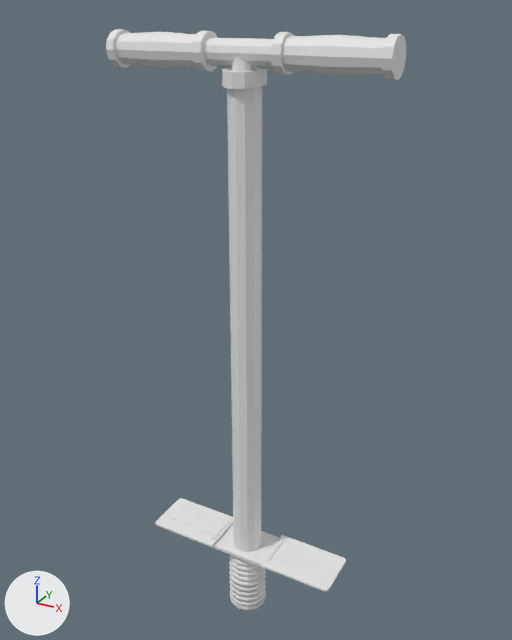
The FBX model Assets/Models/Particle Meshes/Pogostick.fbx: old version first, new version second.
One viewpoint serves both versions: a camera (50 mm lens) standing at (0.546, -0.957, 1.098) and looking at (0.0, 0.035, 0.602). Every picture has the same lights, and +X, +Y and +Z are marked at lower left. Where no turn or scale is listed for an object, it has been applied to the vertices. Vertices at the same position are counted once.

Before the edit, the objects in view are built like this:
```python
me_kubus_001 = bpy.data.meshes.new('Kubus.001')
me_kubus_001.from_pydata(...)  # 1641 vertices, 1633 faces; spans x -0.233..0.233, y -0.047..0.047, z -0.003..1.068
ob_kubus_001 = bpy.data.objects.new('Kubus.001', me_kubus_001)
ob_kubus_001.location = (0.0, 0.0, 0.0)
```
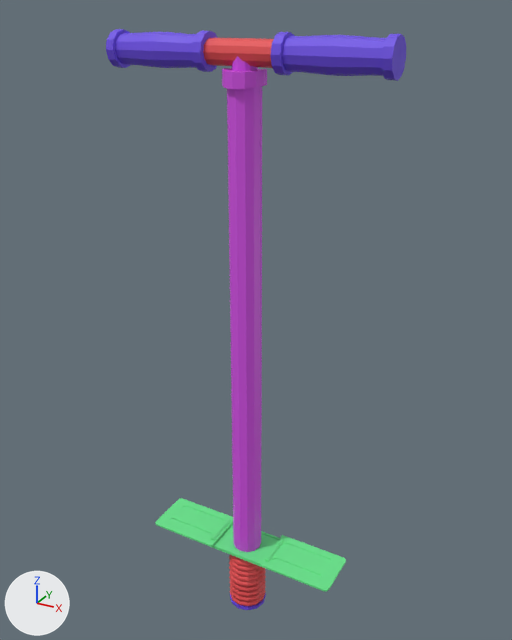
Boxes [x1, y1, x2, y2] around the edits, measured in the pictures (512 x 640 px):
part 1 of me_kubus_001, recoloured (white to green)
    both: [155, 498, 346, 592]
part 2 of me_kubus_001, recoloured (white to blue)
    both: [106, 29, 406, 81]
part 3 of me_kubus_001, recoloured
    both: [230, 593, 266, 610]
part 4 of me_kubus_001, recoloured (grey to red)
    both: [229, 555, 266, 606]
part 5 of me_kubus_001, recoloured (white to red)
    both: [203, 38, 274, 68]
part 6 of me_kubus_001, recoloured (grey to pink)
    both: [222, 56, 267, 89]
part 7 of me_kubus_001, recoloured (grey to pink)
    both: [227, 86, 262, 552]

The change, as a list of edits to the scene's bpy script:
```text
Add mat_materiaal_007:
    mat_materiaal_007 = principled_material('Materiaal.007')
    mat_materiaal_007.base_color = (0.8, 0.0742, 0.0801)  # red #e74d50
Add mat_materiaal_005:
    mat_materiaal_005 = principled_material('Materiaal.005')
    mat_materiaal_005.base_color = (0.152, 0.0726, 0.8)  # blue #6d4ce7
Add mat_materiaal_008:
    mat_materiaal_008 = principled_material('Materiaal.008')
    mat_materiaal_008.base_color = (0.667, 0.0814, 0.8)  # pink #d551e7
Add mat_materiaal_004:
    mat_materiaal_004 = principled_material('Materiaal.004')
    mat_materiaal_004.base_color = (0.14, 0.8, 0.264)  # green #69e78c
Change me_kubus_001:
    where me_kubus_001.from_pydata(...)  # 1641 vertices, 1633 faces; spans x -0.233..0.233, y -0.047..0.047, z -0.003..1.068
    used by ob_kubus_001; location = (0.0, 0.0, 0.0)
    me_kubus_001 part 1: all 346 faces centred in x -0.191..0.191, y -0.047..0.047, z 0.135..0.149 switch from no material to mat_materiaal_004 (green #69e78c)
    me_kubus_001 part 2: 246 of the faces centred in x -0.233..0.233, y -0.027..0.027, z 1.013..1.067 switch from no material to mat_materiaal_005 (blue #6d4ce7)
    me_kubus_001 part 3: 36 of the faces centred in x -0.034..0.034, y -0.034..0.034, z -0.001..0.007 switch from no material to mat_materiaal_005 (blue #6d4ce7)
    me_kubus_001 part 4: 912 of the faces centred in x -0.034..0.034, y -0.034..0.034, z 0.007..0.134 switch from no material to mat_materiaal_007 (red #e74d50)
    me_kubus_001 part 5: 32 of the faces centred in x -0.067..0.067, y -0.019..0.019, z 1.022..1.058 switch from no material to mat_materiaal_007 (red #e74d50)
    me_kubus_001 part 6: 48 of the faces centred in x -0.031..0.031, y -0.033..0.033, z 0.992..1.028 switch from no material to mat_materiaal_008 (pink #d551e7)
    me_kubus_001 part 7: 12 of the faces centred in x -0.025..0.025, y -0.025..0.025, z 0.558..0.559 switch from no material to mat_materiaal_008 (pink #d551e7)
```
